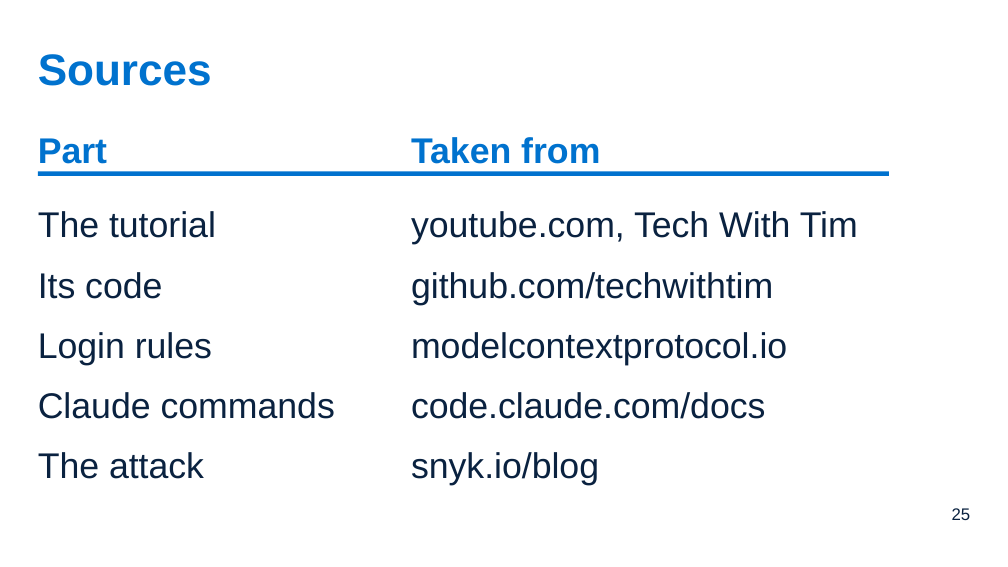
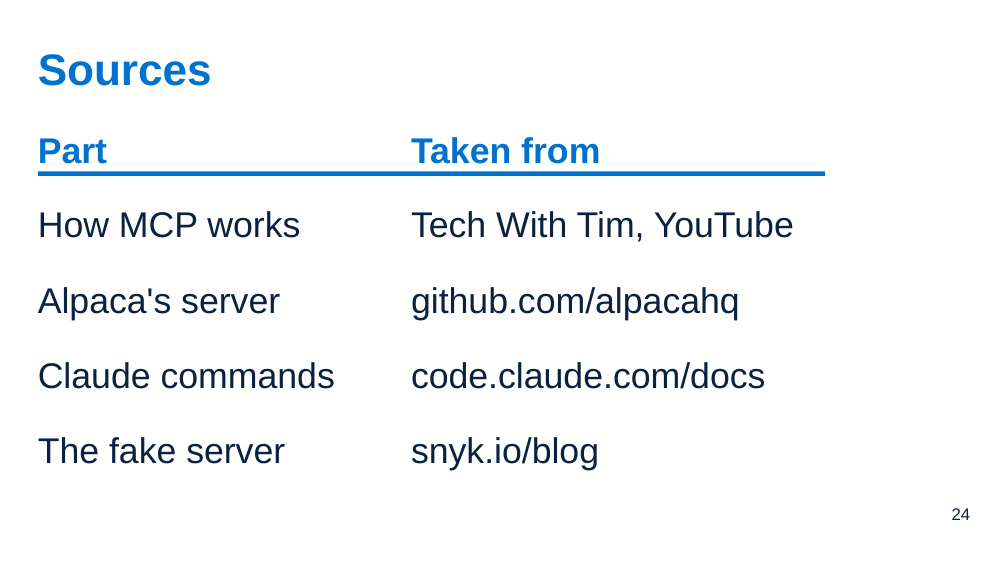
Before and after one commit to Victor-Palacios/SLaiDES, a slide deck: slide 24 of examples/pptx/mcp-intro.pptx (slide 25 before the commit). Drawn at 1008x567 pixels with LibreOffice and Linux fonts; fonts in the diff are those of the drawing. Boxes give left, top, right and bottom in pixels: in the first picture for what was removed or moved away, otherwise in the second. Text is boxed around its words. In the diff, an @@ line names an element or a change of style, - is before the commit and + after.

```diff
--- a/examples/pptx/mcp-intro.pptx
+++ b/examples/pptx/mcp-intro.pptx
@@ rectangle: place and size @@
-rectangle at [38, 172, 889, 176]
+rectangle at [38, 172, 825, 176]
@@ text at [38, 211, 300, 238]: text changed @@
-The tutorial
+How MCP works
@@ text at [411, 211, 794, 242]: text changed @@
-youtube.com, Tech With Tim
+Tech With Tim, YouTube
@@ text at [38, 287, 280, 320]: text changed @@
-Its code
+Alpaca's server
@@ text at [411, 287, 740, 320]: text changed @@
-github.com/techwithtim
+github.com/alpacahq
@@ text "Claude commands": place and size @@
-text "Claude commands" at [38, 392, 335, 419]
+text "Claude commands" at [38, 362, 335, 389]
@@ text removed at [38, 332, 212, 365] @@
-Login rules
@@ text "code.claude.com/docs": place and size @@
-text "code.claude.com/docs" at [411, 392, 766, 419]
+text "code.claude.com/docs" at [411, 362, 766, 389]
@@ text removed at [411, 332, 787, 365] @@
-modelcontextprotocol.io
@@ text at [38, 437, 285, 464]: text changed @@
-The attack
+The fake server
@@ text "snyk.io/blog": place and size @@
-text "snyk.io/blog" at [411, 452, 599, 485]
+text "snyk.io/blog" at [411, 437, 599, 470]
@@ page number at [952, 508, 971, 520]: text changed @@
-25
+24
```
Also in this commit, not shown: 1 other slide changed, 23 slides added, 24 slides removed, 15 other files.
